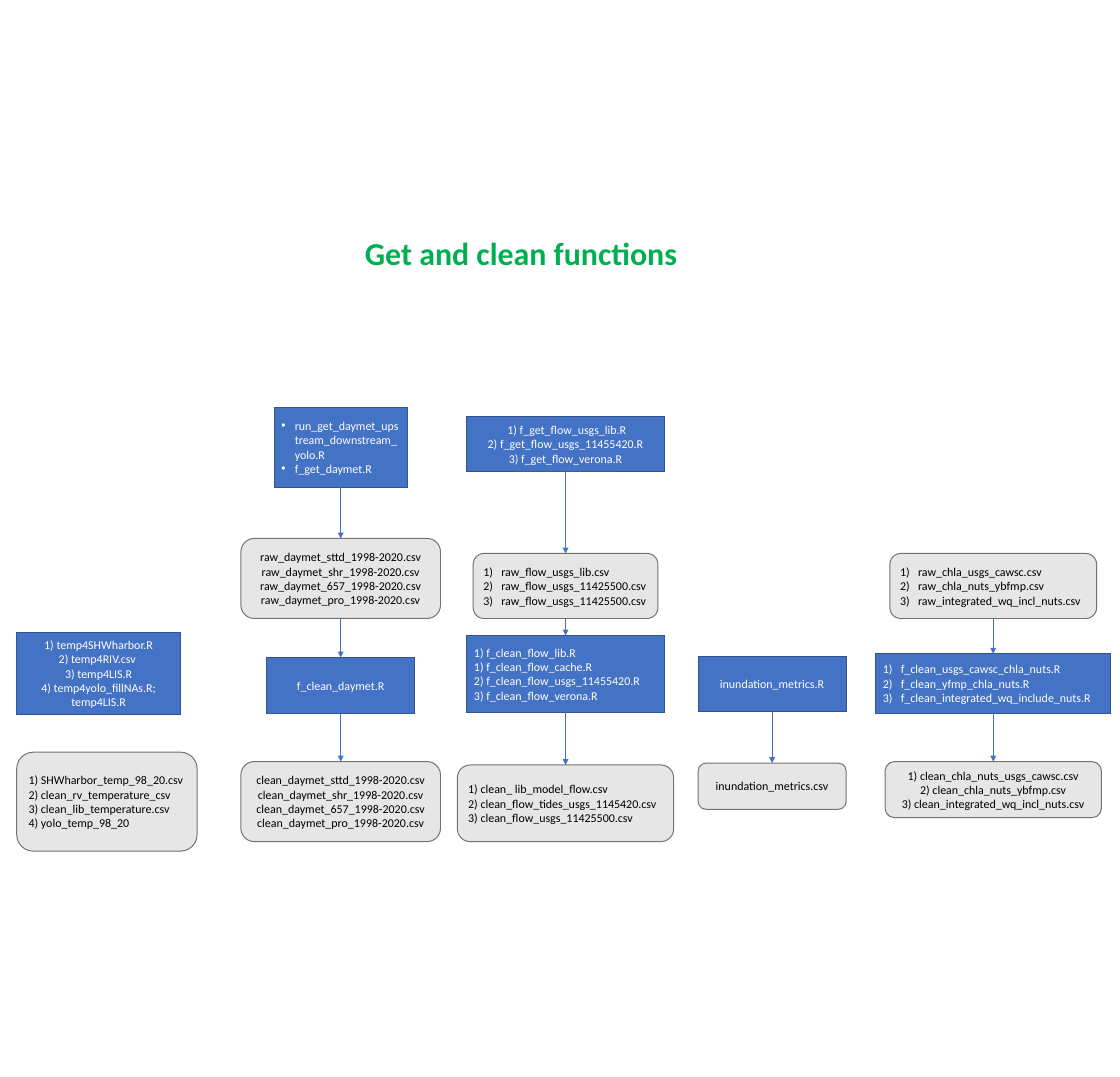
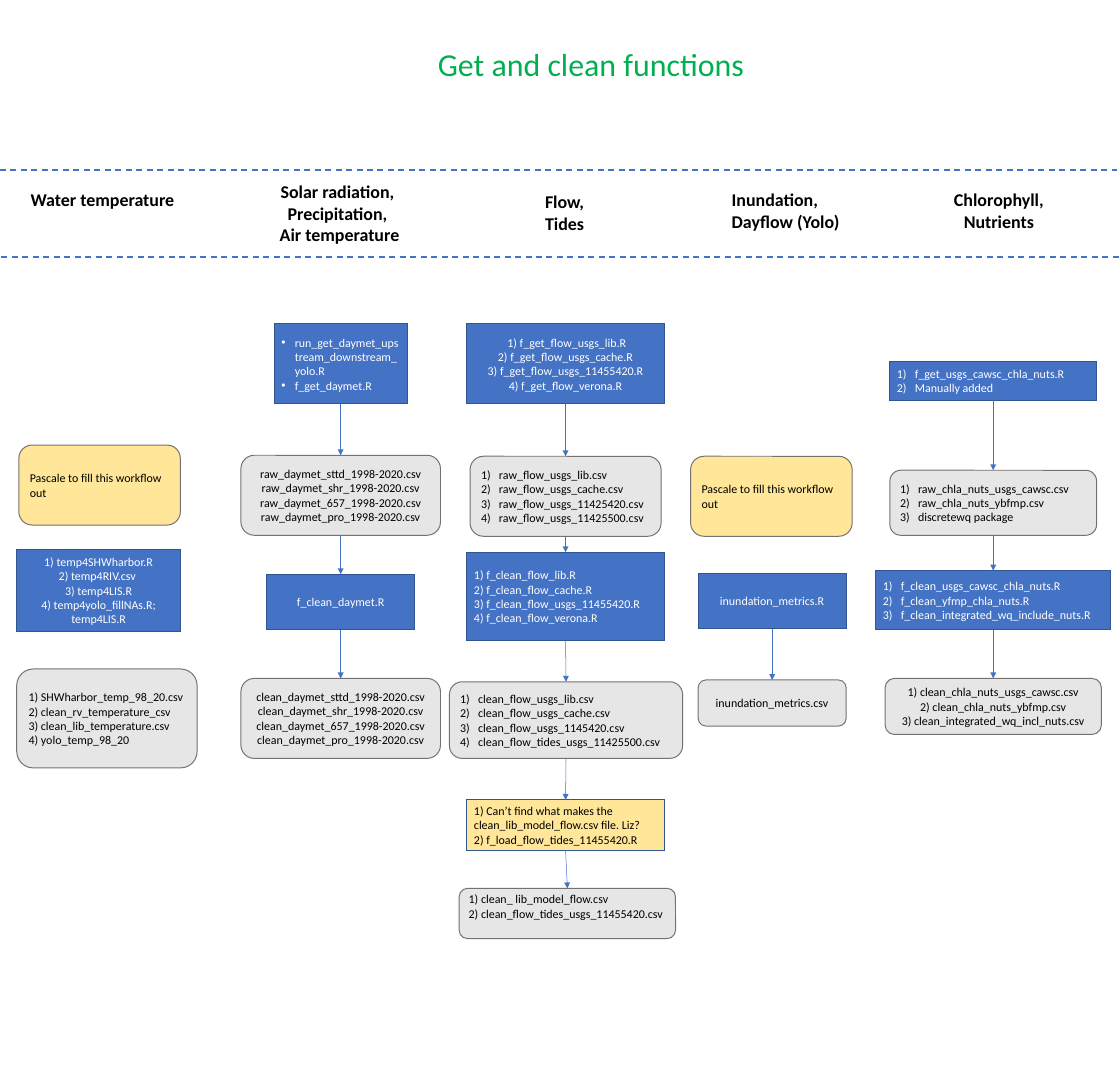
Before and after one commit to Delta-Stewardship-Council/swg-21-connectivity, a slide deck: slide 1 of R_workflow.pptx. Drawn at 1120x1077 pixels with LibreOffice and Linux fonts; fonts in the diff are those of the drawing. Boxes give left, top, right and bottom in pixels: in the first picture for what was removed or moved away, otherwise in the second. Text is boxed around its words. In the diff, an @@ line names an element or a change of style, - is before the commit and + after.

Commit message:
Most recent R workflow

```diff
--- a/R_workflow.pptx
+++ b/R_workflow.pptx
@@ text "Get and clean functions": place and size @@
-text "Get and clean functions" at [365,242,677,266]
+text "Get and clean functions" at [438,54,744,77]
@@ text "Get and clean functions" at [438,54,744,77]: bold off @@
@@ line added from (0, 170) to (1120, 170), #4472C4 1.5 pt dashed @@
@@ text added at [31,194,174,209], 18 pt, text #000000, bold @@
+Water temperature
@@ text added at [280,185,399,244], 18 pt, text #000000, bold @@
+Solar radiation,
+Precipitation,
+Air temperature
@@ text added at [545,195,584,230], 18 pt, text #000000, bold @@
+Flow, Tides
@@ text added at [732,193,839,231], 18 pt, text #000000, bold @@
+Inundation,
+Dayflow (Yolo)
@@ text added at [954,193,1044,228], 18 pt, text #000000, bold @@
+Chlorophyll,
+Nutrients
@@ line added from (1, 257) to (1120, 257), #4472C4 1.5 pt dashed @@
@@ rectangle "1) f_get_flow_usgs_lib.R": place and size @@
-rectangle "1) f_get_flow_usgs_lib.R" at [467,416,664,472]
+rectangle "1) f_get_flow_usgs_lib.R" at [467,324,664,403]
@@ text in rectangle at [488,352,643,392]: text changed @@
-2) f_get_flow_usgs_11455420.R
-3) f_get_flow_verona.R
+2) f_get_flow_usgs_cache.R
+3) f_get_flow_usgs_11455420.R
+4) f_get_flow_verona.R
@@ rectangle added at [890,362,1097,401], fill #4472C4, outline #325491 1 pt, 12 pt, text #FFFFFF @@
+1) f_get_usgs_cawsc_chla_nuts.R
+2) Manually added
@@ arrow moved from (566, 472) - (566, 554) to (566, 403) - (566, 457) @@
@@ arrow added from (994, 400) to (994, 470), #4472C4 0.5 pt @@
@@ rounded rectangle added at [19,445,180,525], fill #FFE699, outline #767171 1 pt, 12 pt, text #000000 @@
+Pascale to fill this workflow out
@@ rounded rectangle "raw_flow_usgs_lib.csv": place and size @@
-rounded rectangle "raw_flow_usgs_lib.csv" at [473,554,658,619]
+rounded rectangle "raw_flow_usgs_lib.csv" at [470,457,661,536]
@@ rounded rectangle added at [691,457,852,536], fill #FFE699, outline #767171 1 pt, 12 pt, text #000000 @@
+Pascale to fill this workflow out
@@ 6 rounded rectangles, 5 rectangles, 4 arrows: place and size @@
-6 rounded rectangles, 5 rectangles, 4 arrows at [17,407,1111,851]
+6 rounded rectangles, 5 rectangles, 4 arrows at [17,324,1111,768]
@@ text in rounded rectangle at [499,484,644,510]: paragraphs added @@
+2) raw_flow_usgs_cache.csv
+3) raw_flow_usgs_11425420.csv
@@ text in rounded rectangle at [918,484,1069,495]: text changed @@
-1) raw_chla_usgs_cawsc.csv
+1) raw_chla_nuts_usgs_cawsc.csv
@@ 3 arrows: place and size @@
-3 arrows at [341,618,994,658]
+3 arrows at [341,536,994,574]
@@ text in rounded rectangle at [918,513,1013,523]: text changed @@
-3) raw_integrated_wq_incl_nuts.csv
+3) discretewq package
@@ rectangle "1) f_clean_flow_lib.R": place and size @@
-rectangle "1) f_clean_flow_lib.R" at [467,635,664,712]
+rectangle "1) f_clean_flow_lib.R" at [467,552,664,641]
@@ text in rectangle at [474,585,639,624]: text changed @@
-1) f_clean_flow_cache.R
-2) f_clean_flow_usgs_11455420.R
-3) f_clean_flow_verona.R
+2) f_clean_flow_cache.R
+3) f_clean_flow_usgs_11455420.R
+4) f_clean_flow_verona.R
@@ text in rounded rectangle at [501,596,646,607]: paragraph removed @@
-3) raw_flow_usgs_11425500.csv
@@ arrow moved from (566, 712) - (566, 765) to (566, 641) - (566, 682) @@
@@ rounded rectangle "clean_flow_usgs_lib.csv": place and size @@
-rounded rectangle "clean_flow_usgs_lib.csv" at [457,765,673,841]
+rounded rectangle "clean_flow_usgs_lib.csv" at [449,682,683,759]
@@ text in rounded rectangle at [478,694,660,748]: text changed @@
-1) clean_ lib_model_flow.csv
-2) clean_flow_tides_usgs_1145420.csv
-3) clean_flow_usgs_11425500.csv
+1) clean_flow_usgs_lib.csv
+2) clean_flow_usgs_cache.csv
+3) clean_flow_usgs_1145420.csv
+4) clean_flow_tides_usgs_11425500.csv
@@ arrow added from (566, 758) to (566, 800), #4472C4 0.5 pt @@
@@ rectangle added at [467,800,664,850], fill #FFE699, outline #325491 1 pt, 12 pt, text #000000 @@
+1) Can’t find what makes the clean_lib_model_flow.csv file. Liz?
+2) f_load_flow_tides_11455420.R
@@ arrow added from (566, 850) to (566, 850), #4472C4 0.5 pt @@
@@ arrow added from (566, 850) to (567, 888), #4472C4 0.5 pt @@
@@ rounded rectangle added at [459,888,676,938], fill #E7E6E6, outline #767171 1 pt, 12 pt, text #000000 @@
+1) clean_ lib_model_flow.csv
+2) clean_flow_tides_usgs_11455420.csv
```
Also in this commit, not shown: 1 other slide changed.
